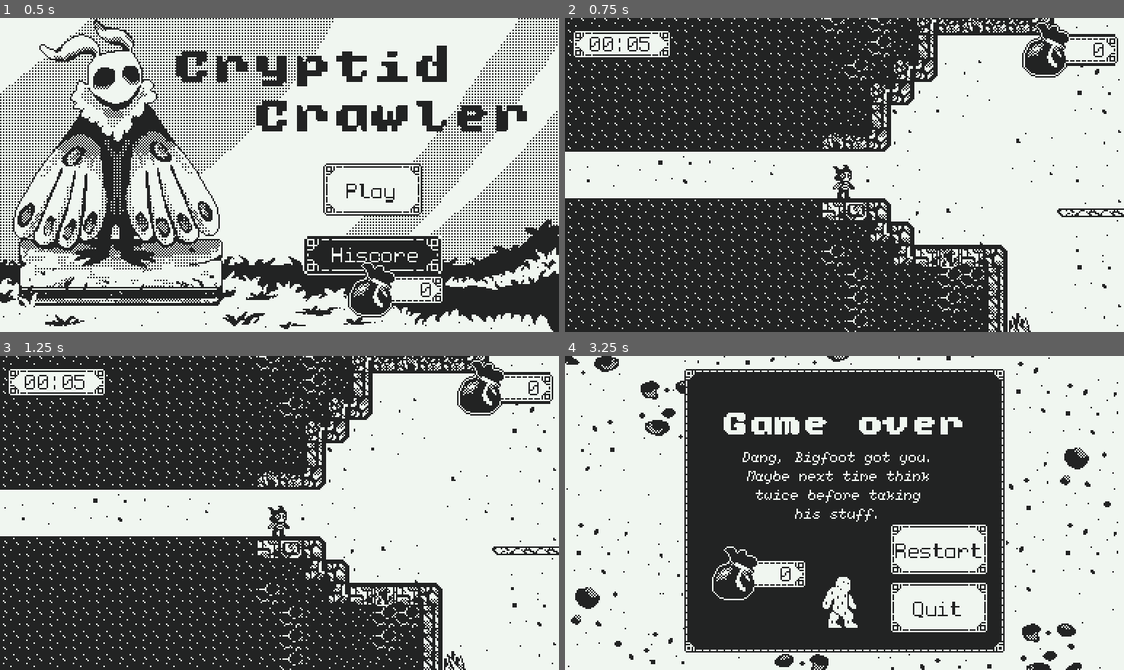
Above: before the commit, frames 1-4 (two rows, left to right).
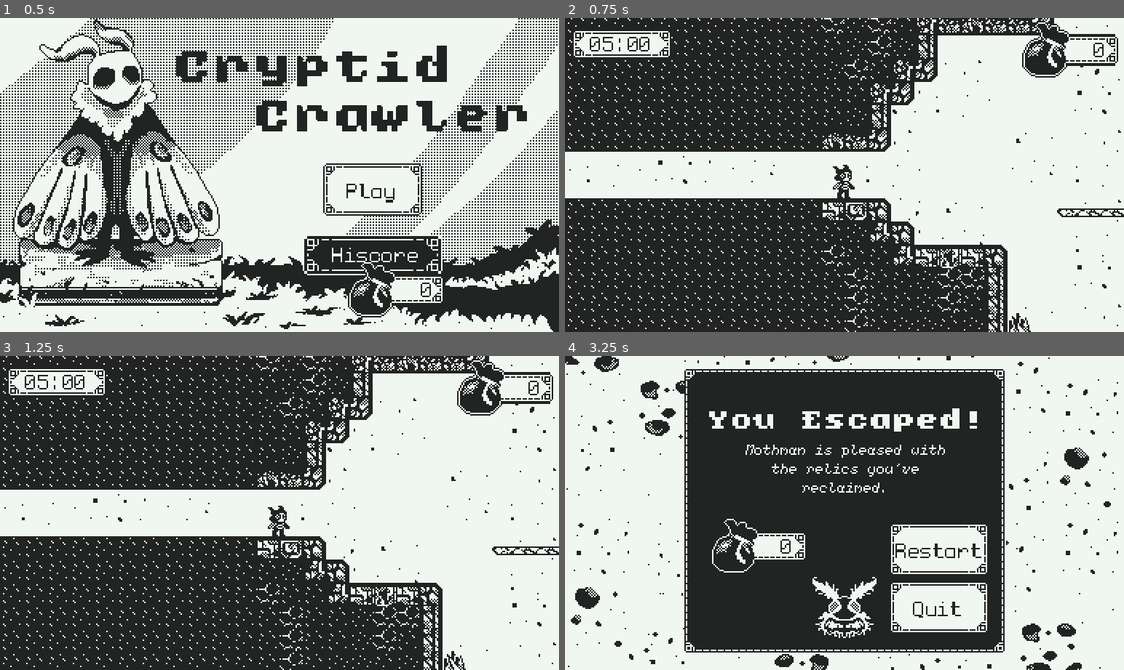
Above: after the commit, the same moments.

Repository: SpeedOfSmell/cryptid-caper
Game: Godot game, scene res://assets/game/game_manager.tscn
Two runs of this game, one before a commit and one after it. Both use one fixed random seed, a clock stepped at 60 frames per second and the inputs below. The engine's default icon, where the game draws it, is replaced by a stand-in: a white triangle on a blue panel in a dark square.
Inputs (mouse positions are in pixels of both pictures, inside the frame that each line leads up to):
- Up to frame 1 (0.5 s): no input
- Up to frame 2 (0.75 s): click "Play" at 0.5 s
- Up to frame 3 (1.25 s): no input
- Up to frame 4 (3.25 s): tap Enter at 1.25 s; move the mouse to (967, 497) at 1.27 s; hold D (walk_right) 1.28-2.78 s; tap Shift (dash) at 1.35, 2.85 s; tap Space (jump) at 1.52, 2.27 s; move the mouse to (732, 528) at 2.02 s; tap S (duck) at 2.1 s; move the mouse to (900, 443) at 2.77 s; hold A (walk_left) from 2.78 s (still down)

Frame 1 is identical in both runs. In frame 2, less than 0.1% of the frame differs, in the area x 6-16%, y 6-10%; in frame 3, less than 0.1%; in frame 4, 5.8%, in the area x 25-74%, y 16-90%.

Commit message:
add win screen

Diff:
--- a/assets/game/game_manager.gd
+++ b/assets/game/game_manager.gd
@@ -3,14 +3,16 @@
 @export var _main_menu_scene: PackedScene
 @export var _game_scene: PackedScene
 @export var _game_over_scene: PackedScene
+@export var _win_scene: PackedScene
 
 @export var button_click_sfx: SfxEvent
 @export var button_focus_sfx: SfxEvent
 
 const VALID_TRANSITIONS := {
 	States.GameState.MAIN_MENU: [States.GameState.GAME],
-	States.GameState.GAME: [States.GameState.MAIN_MENU, States.GameState.GAME_OVER],
-	States.GameState.GAME_OVER: [States.GameState.MAIN_MENU, States.GameState.GAME]
+	States.GameState.GAME: [States.GameState.MAIN_MENU, States.GameState.GAME_OVER, States.GameState.WIN],
+	States.GameState.GAME_OVER: [States.GameState.MAIN_MENU, States.GameState.GAME],
+	States.GameState.WIN: [States.GameState.MAIN_MENU, States.GameState.GAME]
 }
 const INITIAL_STATE := States.GameState.MAIN_MENU
 
@@ -23,7 +25,8 @@
 	_state_scenes = {
 		States.GameState.MAIN_MENU: _main_menu_scene,
 		States.GameState.GAME: _game_scene,
-		States.GameState.GAME_OVER: _game_over_scene
+		States.GameState.GAME_OVER: _game_over_scene,
+		States.GameState.WIN: _win_scene
 	}
 
 	child_entered_tree.connect(_connect_ui_elements_to_audio)
--- a/assets/game/game_manager.tscn
+++ b/assets/game/game_manager.tscn
@@ -5,6 +5,7 @@
 [ext_resource type="PackedScene" uid="uid://dkabx8v2yxqy1" path="res://assets/game/main_menu/main_menu.tscn" id="2_seigl"]
 [ext_resource type="PackedScene" uid="uid://bq8f0w75elmet" path="res://assets/game/game_over_screen/game_over.tscn" id="4_nm2dn"]
 [ext_resource type="Resource" uid="uid://5w03n8ehiev2" path="res://assets/audio/UI/UIScreenChange.tres" id="5_bedwy"]
+[ext_resource type="PackedScene" uid="uid://c2rmq0w5trwp8" path="res://assets/game/win_screen/win_screen.tscn" id="5_ne7se"]
 [ext_resource type="Resource" uid="uid://d247kkkhumfrb" path="res://assets/audio/UI/UISelect.tres" id="6_me7jj"]
 
 [node name="Game Manager" type="Node" unique_id=175650822]
@@ -12,5 +13,6 @@
 _main_menu_scene = ExtResource("2_seigl")
 _game_scene = ExtResource("2_684gi")
 _game_over_scene = ExtResource("4_nm2dn")
+_win_scene = ExtResource("5_ne7se")
 button_click_sfx = ExtResource("5_bedwy")
 button_focus_sfx = ExtResource("6_me7jj")
--- a/assets/game/game_screen/room_manager/room_manager.gd
+++ b/assets/game/game_screen/room_manager/room_manager.gd
@@ -7,7 +7,7 @@
 @export var _room_change_sfx: SfxEvent
 
 # Time player has at start in seconds
-const START_TIME:float = 5 #* 60
+const START_TIME:float = 5 * 60
 
 var time_left: float
 
@@ -137,6 +137,6 @@
 	transition_requested.emit(States.GameState.GAME_OVER)
 
 func _on_player_exited():
-	transition_requested.emit(States.GameState.GAME_OVER)
+	transition_requested.emit(States.GameState.WIN)
 	if PlayerManager.get_score() > PlayerManager.get_hiscore():
 		PlayerManager.set_hiscore(PlayerManager.get_score())
--- /dev/null
+++ b/assets/game/win_screen/win_screen.gd
@@ -0,0 +1,70 @@
+extends Control
+
+signal transition_requested(state: States.GameState)
+
+@export var unfocusedLabel: LabelSettings
+@export var focusedLabel: LabelSettings
+
+@onready var _restart_button: TextureButton = %RestartButton
+@onready var _quit_button: TextureButton = %QuitButton
+
+func _ready():
+	%ScoreLabel.text = str(PlayerManager.get_score())
+
+func _switch_button_label_settings(button: TextureButton, settings: LabelSettings) -> void:
+	if not is_instance_valid(button) or not button.is_inside_tree():
+		return
+	var label: Label = button.find_children("*", "Label", true, false)[0]
+	label.label_settings = settings
+
+
+func _unhandled_key_input(event: InputEvent) -> void:
+	if event.is_action_pressed("ui_down") or event.is_action_pressed("ui_up"):
+		if is_instance_valid(_restart_button) and _restart_button.is_inside_tree():
+			_restart_button.grab_focus()
+
+
+func _on_restart_button_pressed() -> void:
+	transition_requested.emit(States.GameState.GAME)
+
+
+func _on_quit_button_pressed() -> void:
+	transition_requested.emit(States.GameState.MAIN_MENU)
+
+
+func _on_restart_button_focus_entered() -> void:
+	_switch_button_label_settings(_restart_button, focusedLabel)
+
+
+func _on_restart_button_focus_exited() -> void:
+	if is_instance_valid(_restart_button) and _restart_button.is_inside_tree() and not _restart_button.is_hovered():
+		_switch_button_label_settings(_restart_button, unfocusedLabel)
+
+
+func _on_restart_button_mouse_entered() -> void:
+	_switch_button_label_settings(_restart_button, focusedLabel)
+	get_viewport().gui_release_focus()
+
+
+func _on_restart_button_mouse_exited() -> void:
+	if is_instance_valid(_restart_button) and _restart_button.is_inside_tree() and not _restart_button.has_focus():
+		_switch_button_label_settings(_restart_button, unfocusedLabel)
+
+
+func _on_quit_button_focus_entered() -> void:
+	_switch_button_label_settings(_quit_button, focusedLabel)
+
+
+func _on_quit_button_focus_exited() -> void:
+	if is_instance_valid(_quit_button) and _quit_button.is_inside_tree() and not _quit_button.is_hovered():
+		_switch_button_label_settings(_quit_button, unfocusedLabel)
+
+
+func _on_quit_button_mouse_entered() -> void:
+	_switch_button_label_settings(_quit_button, focusedLabel)
+	get_viewport().gui_release_focus()
+
+
+func _on_quit_button_mouse_exited() -> void:
+	if is_instance_valid(_quit_button) and _quit_button.is_inside_tree() and not _quit_button.has_focus():
+		_switch_button_label_settings(_quit_button, unfocusedLabel)
--- /dev/null
+++ b/assets/game/win_screen/win_screen.tscn
@@ -0,0 +1,97 @@
+[gd_scene format=3 uid="uid://c2rmq0w5trwp8"]
+
+[ext_resource type="Script" uid="uid://da4gi5ipqhdb0" path="res://assets/game/win_screen/win_screen.gd" id="1_iiuen"]
+[ext_resource type="LabelSettings" uid="uid://b3m4nbdxi31eb" path="res://assets/global/label_settings_black.tres" id="2_f5prf"]
+[ext_resource type="Texture2D" uid="uid://cvqg50ugrvmvt" path="res://assets/game/win_screen/You escaped.png" id="4_asavl"]
+[ext_resource type="Texture2D" uid="uid://b7x2nakyw726r" path="res://assets/global/ui/Ui_1.png" id="5_acuu4"]
+[ext_resource type="Texture2D" uid="uid://cv7346qrc8j7i" path="res://assets/global/ui/Ui_2.png" id="6_ja13r"]
+[ext_resource type="Texture2D" uid="uid://jj5ntj7dye0l" path="res://assets/global/ui/Artifacts_tracker.png" id="7_m7wwy"]
+[ext_resource type="LabelSettings" uid="uid://ck6ardbqhy8n1" path="res://assets/global/label_settings_white.tres" id="8_focused_label"]
+
+[node name="WinScreen" type="Control" unique_id=1141875741]
+layout_mode = 3
+anchors_preset = 15
+anchor_right = 1.0
+anchor_bottom = 1.0
+grow_horizontal = 2
+grow_vertical = 2
+script = ExtResource("1_iiuen")
+unfocusedLabel = ExtResource("2_f5prf")
+focusedLabel = ExtResource("8_focused_label")
+
+[node name="TextureRect" type="TextureRect" parent="." unique_id=1154559256]
+layout_mode = 0
+offset_right = 384.0
+offset_bottom = 216.0
+texture = ExtResource("4_asavl")
+
+[node name="VBoxContainer" type="VBoxContainer" parent="." unique_id=1281614090]
+layout_mode = 0
+offset_left = 223.0
+offset_top = 115.0
+offset_right = 363.0
+offset_bottom = 191.0
+
+[node name="RestartButton" type="TextureButton" parent="VBoxContainer" unique_id=847308401]
+unique_name_in_owner = true
+layout_mode = 2
+texture_normal = ExtResource("5_acuu4")
+texture_hover = ExtResource("6_ja13r")
+texture_focused = ExtResource("6_ja13r")
+
+[node name="Label" type="Label" parent="VBoxContainer/RestartButton" unique_id=1718136977]
+layout_mode = 0
+offset_left = 1.0
+offset_right = 67.0
+offset_bottom = 35.0
+text = "Restart"
+label_settings = ExtResource("2_f5prf")
+horizontal_alignment = 1
+vertical_alignment = 1
+
+[node name="QuitButton" type="TextureButton" parent="VBoxContainer" unique_id=480963458]
+unique_name_in_owner = true
+layout_mode = 2
+texture_normal = ExtResource("5_acuu4")
+texture_hover = ExtResource("6_ja13r")
+texture_focused = ExtResource("6_ja13r")
+
+[node name="Label" type="Label" parent="VBoxContainer/QuitButton" unique_id=1334378048]
+layout_mode = 0
+offset_left = 1.0
+offset_right = 67.0
+offset_bottom = 35.0
+text = "Quit"
+label_settings = ExtResource("2_f5prf")
+horizontal_alignment = 1
+vertical_alignment = 1
+
+[node name="TextureRect2" type="TextureRect" parent="." unique_id=2015009492]
+layout_mode = 0
+offset_left = 99.0
+offset_top = 111.0
+offset_right = 166.0
+offset_bottom = 151.0
+texture = ExtResource("7_m7wwy")
+
+[node name="ScoreLabel" type="Label" parent="TextureRect2" unique_id=2037813217]
+unique_name_in_owner = true
+layout_mode = 0
+offset_left = 18.0
+offset_top = 9.0
+offset_right = 58.0
+offset_bottom = 32.0
+text = "0"
+label_settings = ExtResource("2_f5prf")
+horizontal_alignment = 2
+
+[connection signal="focus_entered" from="VBoxContainer/RestartButton" to="." method="_on_restart_button_focus_entered"]
+[connection signal="focus_exited" from="VBoxContainer/RestartButton" to="." method="_on_restart_button_focus_exited"]
+[connection signal="mouse_entered" from="VBoxContainer/RestartButton" to="." method="_on_restart_button_mouse_entered"]
+[connection signal="mouse_exited" from="VBoxContainer/RestartButton" to="." method="_on_restart_button_mouse_exited"]
+[connection signal="pressed" from="VBoxContainer/RestartButton" to="." method="_on_restart_button_pressed"]
+[connection signal="focus_entered" from="VBoxContainer/QuitButton" to="." method="_on_quit_button_focus_entered"]
+[connection signal="focus_exited" from="VBoxContainer/QuitButton" to="." method="_on_quit_button_focus_exited"]
+[connection signal="mouse_entered" from="VBoxContainer/QuitButton" to="." method="_on_quit_button_mouse_entered"]
+[connection signal="mouse_exited" from="VBoxContainer/QuitButton" to="." method="_on_quit_button_mouse_exited"]
+[connection signal="pressed" from="VBoxContainer/QuitButton" to="." method="_on_quit_button_pressed"]
--- a/assets/global/states.gd
+++ b/assets/global/states.gd
@@ -1,3 +1,3 @@
 extends Node
 
-enum GameState { MAIN_MENU, GAME, GAME_OVER }
+enum GameState { MAIN_MENU, GAME, GAME_OVER, WIN }
Binary file added: assets/game/win_screen/You escaped.png
Not shown, added: assets/game/win_screen/You escaped.png.import
Not shown, added: assets/game/win_screen/win_screen.gd.uid
